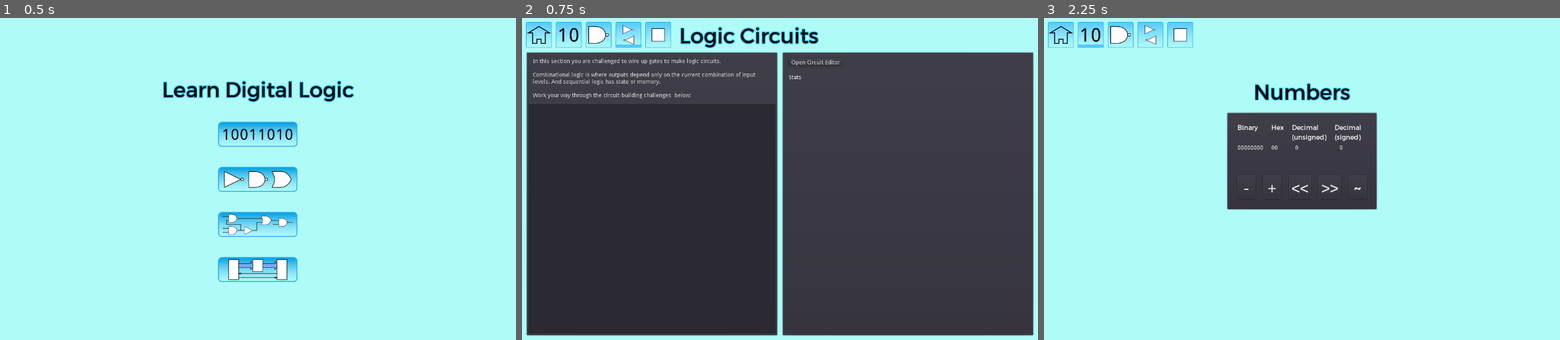
Above: before the commit, frames 1-3 (left to right).
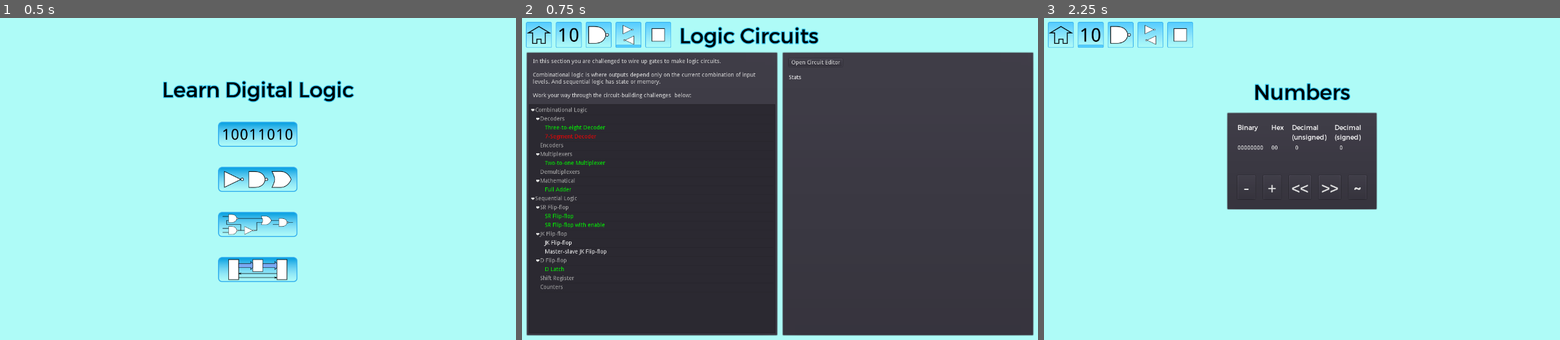
Above: after the commit, the same moments.

Repository: andrew-wilkes/digital-logic
Game: Godot game, scene res://Main.tscn
Two runs of this game, one before a commit and one after it. Both use one fixed random seed, a clock stepped at 60 frames per second and the inputs below.
Inputs (mouse positions are in pixels of both pictures, inside the frame that each line leads up to):
- Up to frame 1 (0.5 s): no input
- Up to frame 2 (0.75 s): click (780, 224) at 0.5 s
- Up to frame 3 (2.25 s): click (1059, 34) at 1.25 s; click (1302, 133) at 2 s

Frame 1 is identical in both runs. In frame 2, 1.1% of the frame differs, in the area x 1-17%, y 27-85%; in frame 3, nothing differs.
Error before the commit: Invalid call to function 'populate' in base 'MarginContainer (TreeList.gd)'. Expected 3 arguments. (res://Circuits.gd:8)

Commit message:
Use TreeListDialog for circuit popup

Diff:
--- a/game/Circuit.gd
+++ b/game/Circuit.gd
@@ -517,13 +517,21 @@
 
 
 func request_to_choose_circuit():
-	var editable = false
 	if idx.empty():
 		last_details = { "title": "Untitled", "desc": "", "id": "-" }
 	else:
 		last_details = g.circuits[idx]
-		editable = last_details.id == "-"
-	$c/FileDialog.set_items(editable)
+	var cats = tt.categories.duplicate(true)
+	cats["Custom"] = { "Uncategorized": "unc" }
+	var data_keys = tt.data.keys()
+	var circuits = tt.data.duplicate()
+	for c_key in g.circuits.keys():
+		if !data_keys.has(c_key):
+			circuits[c_key] = {
+				title = g.circuits[c_key].title,
+				cat = "unc"
+			}
+	$c/FileDialog.open(cats, circuits, 1)
 
 
 func choose_circuit(_idx):
--- a/game/Circuit.tscn
+++ b/game/Circuit.tscn
@@ -4,12 +4,7 @@
 [ext_resource path="res://Circuit.gd" type="Script" id=2]
 [ext_resource path="res://panels/DetailsDialog.tscn" type="PackedScene" id=3]
 [ext_resource path="res://assets/symbols.png" type="Texture" id=4]
-[ext_resource path="res://panels/ButtonListDialog.tscn" type="PackedScene" id=5]
-
-
-
-
-
+[ext_resource path="res://panels/TreeListDialog.tscn" type="PackedScene" id=5]
 
 [sub_resource type="RectangleShape2D" id=1]
 extents = Vector2( 389.012, 291.426 )
@@ -55,12 +50,11 @@
 "_edit_use_anchors_": false
 }
 
-[node name="FileDialog" parent="c" instance=ExtResource( 5 )]
-popup_exclusive = true
-
 [node name="LabelDialog" parent="c" instance=ExtResource( 1 )]
 
 [node name="DetailsDialog" parent="c" instance=ExtResource( 3 )]
+
+[node name="FileDialog" parent="c" instance=ExtResource( 5 )]
 
 [node name="Dot" type="Sprite" parent="."]
 visible = false
@@ -69,4 +63,3 @@
 region_rect = Rect2( 125, 80, 20, 20 )
 [connection signal="resized" from="." to="." method="set_shape_position"]
 [connection signal="input_event" from="Area2D" to="." method="_on_Area2D_input_event"]
-[connection signal="item_deleted" from="c/FileDialog" to="." method="_on_FileDialog_item_deleted"]
--- a/game/Circuits.gd
+++ b/game/Circuits.gd
@@ -5,7 +5,7 @@
 func _ready():
 	g.load_circuits()
 	var list = find_node("TreeList")
-	list.populate(tt.categories, tt.data)
+	list.populate(tt.categories, tt.data, 0)
 
 
 func _on_TreeList_tree_item_selected(id):
--- a/game/panels/TreeListDialog.gd
+++ b/game/panels/TreeListDialog.gd
@@ -2,25 +2,9 @@
 
 signal item_selected(id)
 
-func _ready():
-	if get_parent().name == "root":
-		g.load_circuits()
-		list_circuits()
-		show()
-
-
-func list_circuits():
-	var cats = tt.categories.duplicate(true)
-	cats["Custom"] = { "Uncategorized": "unc" }
-	var data_keys = tt.data.keys()
-	var circuits = tt.data.duplicate()
-	for c_key in g.circuits.keys():
-		if !data_keys.has(c_key):
-			circuits[c_key] = {
-				title = g.circuits[c_key].title,
-				cat = "unc"
-			}
-	$TreeList.populate(cats, circuits, 1)
+func open(cats, items, save_id):
+	$TreeList.populate(cats, items, save_id)
+	show()
 
 
 func _on_TreeList_tree_item_selected(_id):
--- a/game/parts/lib/data.json
+++ b/game/parts/lib/data.json
@@ -1 +1 @@
-{"2-1multiplexer":{"desc":"A multiplexer is used to select o …(13159 unchanged characters)… :[[[6,1]]]}],"status":3,"title":"SR Flip Flop with enable"}}
+{"2-1multiplexer":{"desc":"A multiplexer is used to select o …(13159 unchanged characters)… :[[[6,1]]]}],"status":3,"title":"SR Flip-flop with enable"}}
